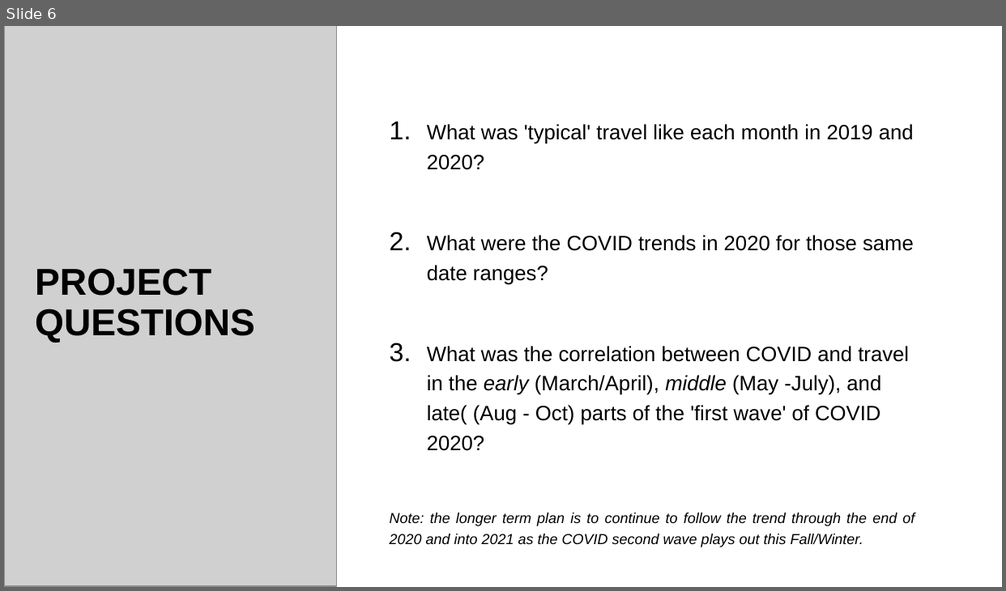
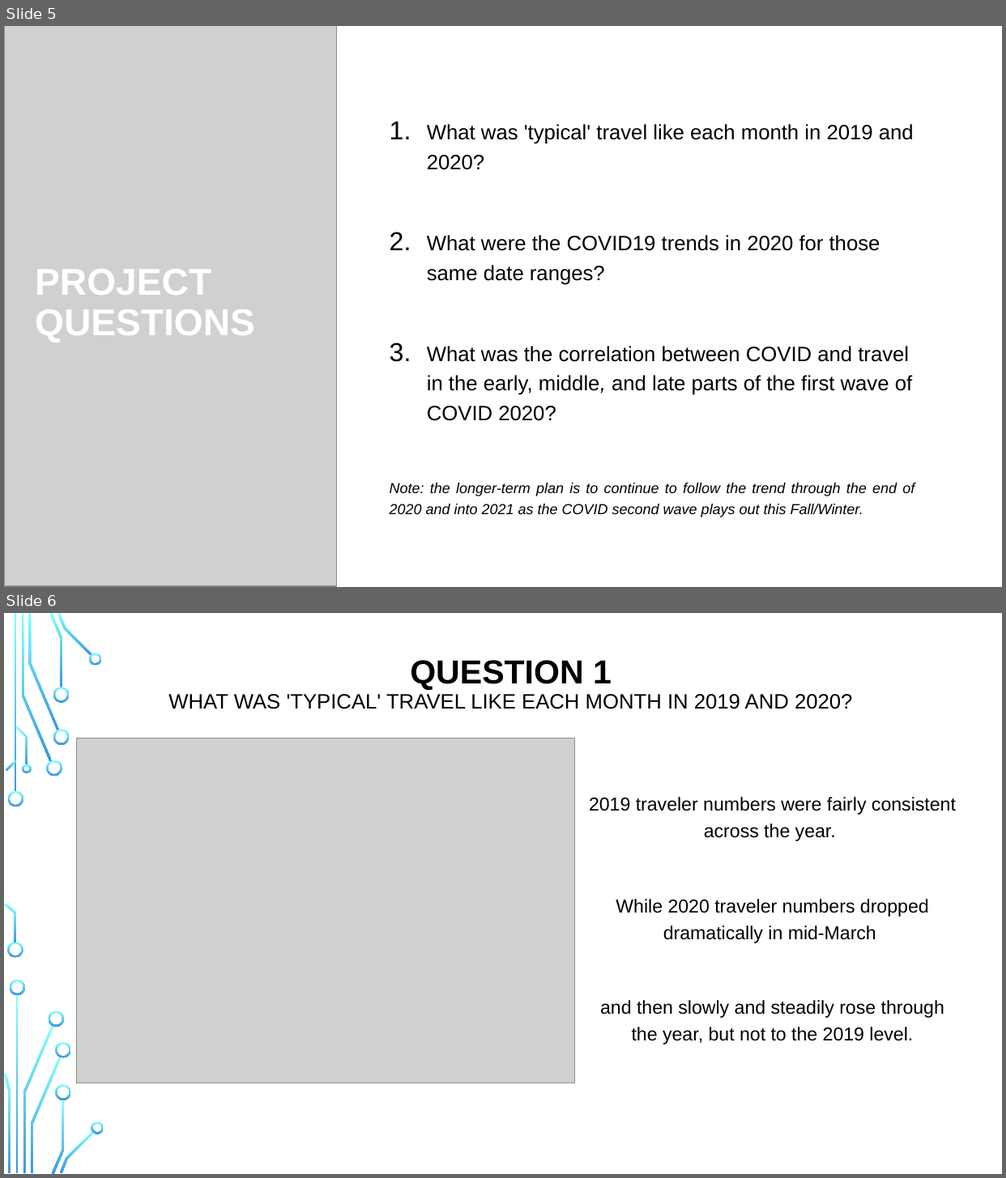
Before and after one commit to abielhammonds/COVID19_TravelStats_Project, a slide deck: COVID19_Travel Project Presentation.pptx. Shown one above the other, each under a label of ours: slide 6 before the commit, slides 5 and 6 after it. The pictures are 1006x591 and 1006x1178 pixels, drawn with LibreOffice and Linux fonts; fonts in the diff are those of the drawing; grey boxes stand for pictures; background and template pictures are left out. Boxes give left, top, right and bottom in pixels: in the first picture for what was removed or moved away, otherwise in the second. Text is boxed around its words. In the diff, an @@ line names an element or a change of style, - is before the commit and + after.

```diff
--- a/COVID19_Travel Project Presentation.pptx
+++ b/COVID19_Travel Project Presentation.pptx
@@ slide 6 added at (x1=4, y1=613, x2=1002, y2=1174), background picture (left out) @@
@@ rectangle added at (x1=4, y1=613, x2=1002, y2=1174), fill #FFFFFF @@
@@ title added at (x1=168, y1=660, x2=852, y2=709), 20 pt, text #000000 @@
+QUESTION 1
+WHAT WAS 'TYPICAL' TRAVEL LIKE EACH MONTH IN 2019 AND 2020?
@@ picture added at (x1=77, y1=738, x2=574, y2=1083) @@
@@ text added at (x1=589, y1=797, x2=956, y2=1045), 18 pt, text #000000 @@
+2019 traveler numbers were fairly consistent across the year.
+While 2020 traveler numbers dropped dramatically in mid-March
+and then slowly and steadily rose through the year, but not to the 2019 level.
@@ group added at (x1=4, y1=613, x2=104, y2=1174): 24 freeform shapes, 2 rectangles @@
@@ group added at (x1=4, y1=613, x2=987, y2=1174): 14 freeform shapes, 3 rectangles @@
@@ what was slide 6 is now slide 5 @@
@@ slide 5 changed as well @@
@@ title "PROJECT QUESTIONS" at (x1=35, y1=269, x2=255, y2=343): text colour #000000 to #FFFFFF @@
@@ text at (x1=390, y1=235, x2=914, y2=518): text changed @@
-2. What were the COVID trends in 2020 for those same date ranges?
-3. What was the correlation between COVID and travel in the early (March/April), middle (May -July), and late( (Aug - Oct) parts of the 'first wave' of COVID 2020?
-Note: the longer term plan is to continue to follow the trend through the end of 2020 and into 2021 as the COVID second wave plays out this Fall/Winter.
+2. What were the COVID19 trends in 2020 for those same date ranges?
+3. What was the correlation between COVID and travel in the early, middle, and late parts of the first wave of COVID 2020?
+Note: the longer-term plan is to continue to follow the trend through the end of 2020 and into 2021 as the COVID second wave plays out this Fall/Winter.
```
Also in this commit, not shown: 5 other slides changed, 6 other slides added, 48 slides removed.
